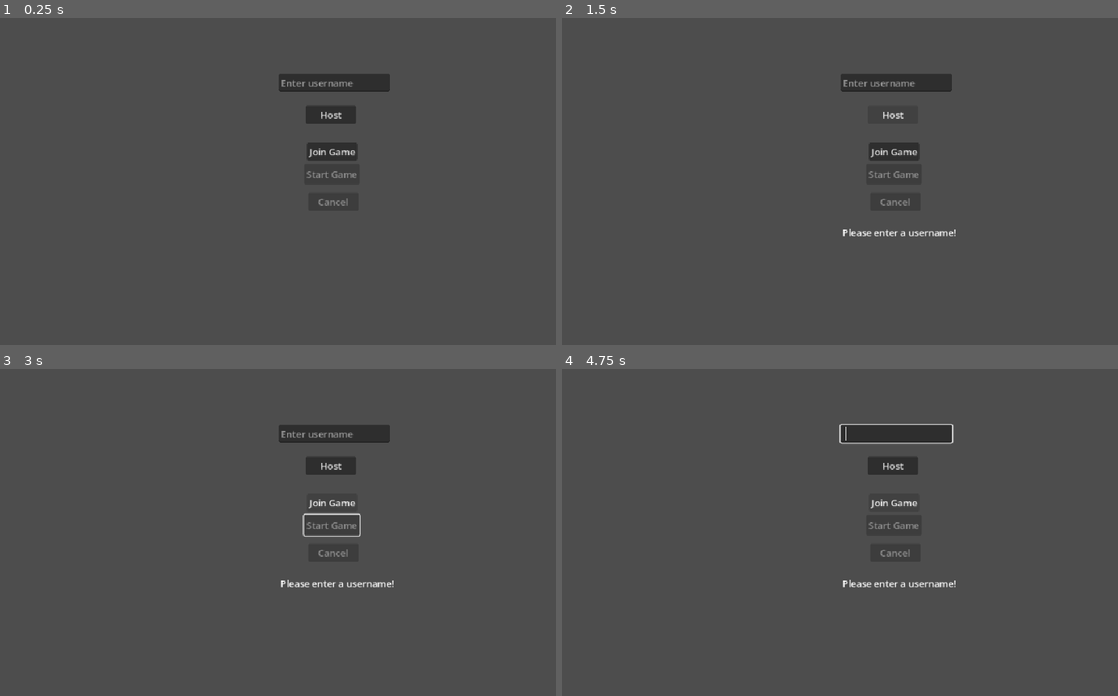
Above: before the commit, frames 1-4 (two rows, left to right).
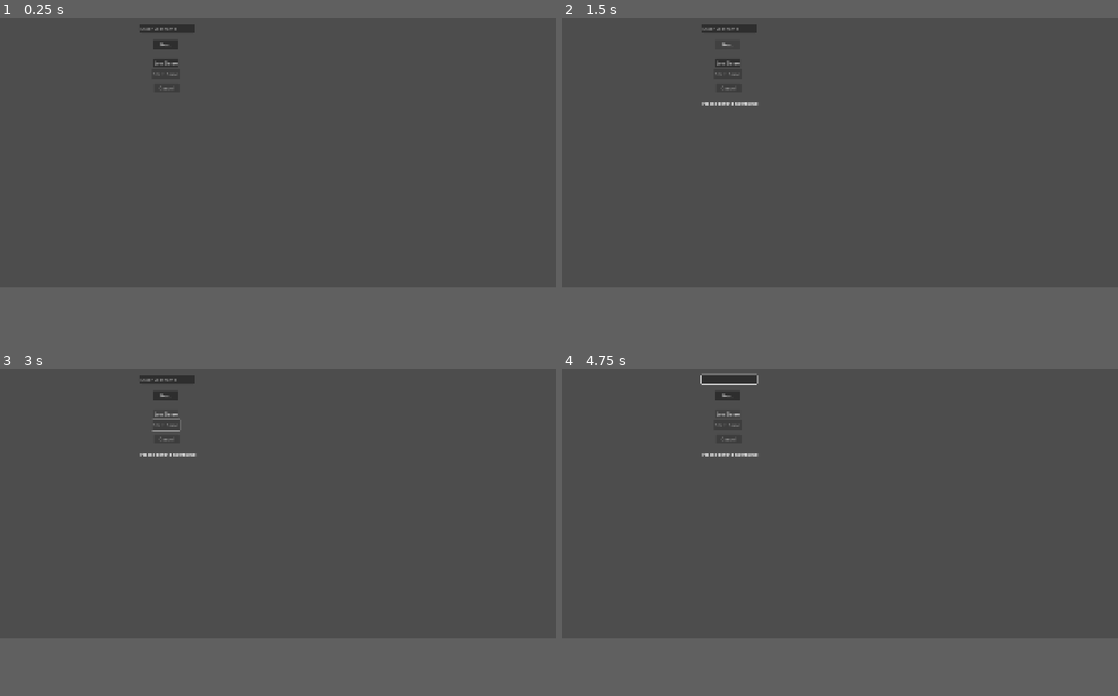
Above: after the commit, the same moments.

Repository: Spudoku/orbital-defense
Game: Godot game, scene res://scenes/control.tscn
Same seed, same stepped clock (60 frames per second), same inputs: the game is played once before the commit and once after it.
Inputs:
- Up to frame 1 (0.25 s): no input
- Up to frame 2 (1.5 s): tap Enter at 0.5 s; hold Right (move_right) 0.53-1.25 s; tap Space at 0.77 s; click "Host" at 1.25 s
- Up to frame 3 (3 s): click "Join Game" at 2 s; hold Down (move_down) from 2.78 s (still down)
- Up to frame 4 (4.75 s): tap Space at 3.5, 4.52 s; release Down (move_down) at 3.53 s; hold Right (move_right) 3.53-4.28 s; tap Enter at 4.25 s; hold Up (move_up) from 4.28 s (still down)
In our replay, the window is 800x533 before the commit and 800x450 after it. These sizes can differ from the game's own. Grey fills any space a smaller window leaves; there, only what the larger window draws over its background counts as a difference.

The runs differ from the first frame. In frame 1, 2.4% of the frame differs, in the area x 25-71%, y 1-58%; in frame 2, 2.2%; in frame 3, 2.5%; in frame 4, 2.7%, in the area x 24-71%, y 1-67%.

Commit message:
- Game window is now 1920 by 1080 - Added foreground - Added background

Diff:
--- a/project.godot
+++ b/project.godot
@@ -24,8 +24,8 @@
 
 [display]
 
-window/size/viewport_width=960
-window/size/viewport_height=640
+window/size/viewport_width=1920
+window/size/viewport_height=1080
 window/stretch/mode="canvas_items"
 window/stretch/aspect="expand"
 
--- a/scenes/cursor.tscn
+++ b/scenes/cursor.tscn
@@ -1,4 +1,8 @@
 [gd_scene format=3 uid="uid://cel15onxxfeym"]
+
+[ext_resource type="Texture2D" uid="uid://d4b0csrn25g41" path="res://assets/foreground/FinalLookUpdate.png" id="1_1eco6"]
+
+[sub_resource type="SpriteFrames" id="SpriteFrames_1eco6"]
 
 [sub_resource type="SceneReplicationConfig" id="SceneReplicationConfig_d7ugn"]
 properties/0/path = NodePath(".:position")
@@ -9,5 +13,13 @@
 
 [node name="Camera2D" type="Camera2D" parent="." unique_id=1500826929]
 
+[node name="Foreground" type="Sprite2D" parent="Camera2D" unique_id=1390750208]
+position = Vector2(16.25, 23)
+scale = Vector2(1.0158924, 1.0382695)
+texture = ExtResource("1_1eco6")
+
+[node name="AnimatedSprite2D" type="AnimatedSprite2D" parent="Camera2D" unique_id=1739854030]
+sprite_frames = SubResource("SpriteFrames_1eco6")
+
 [node name="MultiplayerSynchronizer" type="MultiplayerSynchronizer" parent="." unique_id=1359759773]
 replication_config = SubResource("SceneReplicationConfig_d7ugn")
--- a/scenes/keyboard_tracing_prototype.tscn
+++ b/scenes/keyboard_tracing_prototype.tscn
@@ -1,6 +1,7 @@
 [gd_scene format=3 uid="uid://pfo1m1ud0227"]
 
 [ext_resource type="Script" uid="uid://0q8ww4pgy4g6" path="res://scripts/keyboard_tracing_prototype.gd" id="1_shared"]
+[ext_resource type="Texture2D" uid="uid://b2t42vwk6unus" path="res://assets/background/StarsFinal.png" id="2_hju85"]
 [ext_resource type="PackedScene" uid="uid://tovhl7v6nprq" path="res://scenes/energy_display.tscn" id="3_energy"]
 
 [sub_resource type="SceneReplicationConfig" id="SceneReplicationConfig_x50nh"]
@@ -16,6 +17,12 @@
 
 [node name="Level" type="Node2D" unique_id=1750839187]
 script = ExtResource("1_shared")
+
+[node name="Background" type="Sprite2D" parent="." unique_id=1273278089]
+z_index = -1
+position = Vector2(1016.99994, 67.99617)
+scale = Vector2(2.0339658, 1.9158505)
+texture = ExtResource("2_hju85")
 
 [node name="LaserLines" type="Node2D" parent="." unique_id=1395298379]
 
--- a/scripts/keyboard_tracing_prototype.gd
+++ b/scripts/keyboard_tracing_prototype.gd
@@ -5,13 +5,13 @@
 const CURSOR_SCENE = preload("res://scenes/cursor.tscn")
 const MENU_SCENE = preload("res://scenes/control.tscn")
 
-const VIEW_SIZE = Vector2(960, 640)
+const VIEW_SIZE = Vector2(1920, 1080)
 const CURSOR_BOX_SIZE = 36.0
 const CURSOR_SPEED = 280.0
 const LASER_RADIUS = 30.0
 const LINE_POINT_MIN_DISTANCE = 4.0
 const MAX_ENERGY = 100.0
-const ENERGY_DRAIN_PER_SECOND = 15.0
+const ENERGY_DRAIN_PER_SECOND = 10.0
 
 # target-related constants
 const TARGET_COUNT = 5
@@ -362,8 +362,6 @@
 		return
 	if _cursor == null:
 		return
-	draw_rect(Rect2(Vector2.ZERO, VIEW_SIZE), Color(0.015, 0.018, 0.032), true)
-	_draw_grid()
 	_draw_laser()
 	_draw_cursor_box()
 
@@ -387,13 +385,6 @@
 	if last_point.distance_to(_cursor.position) >= LINE_POINT_MIN_DISTANCE:
 		_current_line.add_point(_cursor.position)
 
-# rendering: handled by clients
-func _draw_grid() -> void:
-	var grid_color: Color = Color(0.12, 0.19, 0.25, 0.28)
-	for x in range(0, int(VIEW_SIZE.x) + 1, 40):
-		draw_line(Vector2(x, 0), Vector2(x, VIEW_SIZE.y), grid_color, 1.0)
-	for y in range(0, int(VIEW_SIZE.y) + 1, 40):
-		draw_line(Vector2(0, y), Vector2(VIEW_SIZE.x, y), grid_color, 1.0)
 
 # rendering: handled by clients
 func _draw_laser() -> void:
@@ -433,8 +424,10 @@
 
 	# player 1: horizontal input
 	if my_id == GameManager.player1:
-		movement.x = Input.get_axis("move_left", "move_right")
-
+		if Input.is_key_pressed(KEY_LEFT):
+			movement.x -= 1.0
+		if Input.is_key_pressed(KEY_RIGHT):
+			movement.x += 1.0
 	if my_id == GameManager.player2:
 		movement.y = Input.get_axis("move_up", "move_down")
 
Binary file added: assets/background/StarsFinal.png
Not shown, added: assets/background/StarsFinal.png.import
Binary file added: assets/foreground/FinalLookUpdate.png
Not shown, added: assets/foreground/FinalLookUpdate.png.import
Binary file added: assets/foreground/FinalLookUpdatePlayer 2.png
Not shown, added: assets/foreground/FinalLookUpdatePlayer 2.png.import
Binary file added: assets/laser/laser_blue_center_strip.png
Not shown, added: assets/laser/laser_blue_center_strip.png.import
Binary file added: assets/laser/laser_red_center_strip.png
Not shown, added: assets/laser/laser_red_center_strip.png.import
Binary file added: assets/laser/laser_white_center_strip.png
Not shown, added: assets/laser/laser_white_center_strip.png.import
